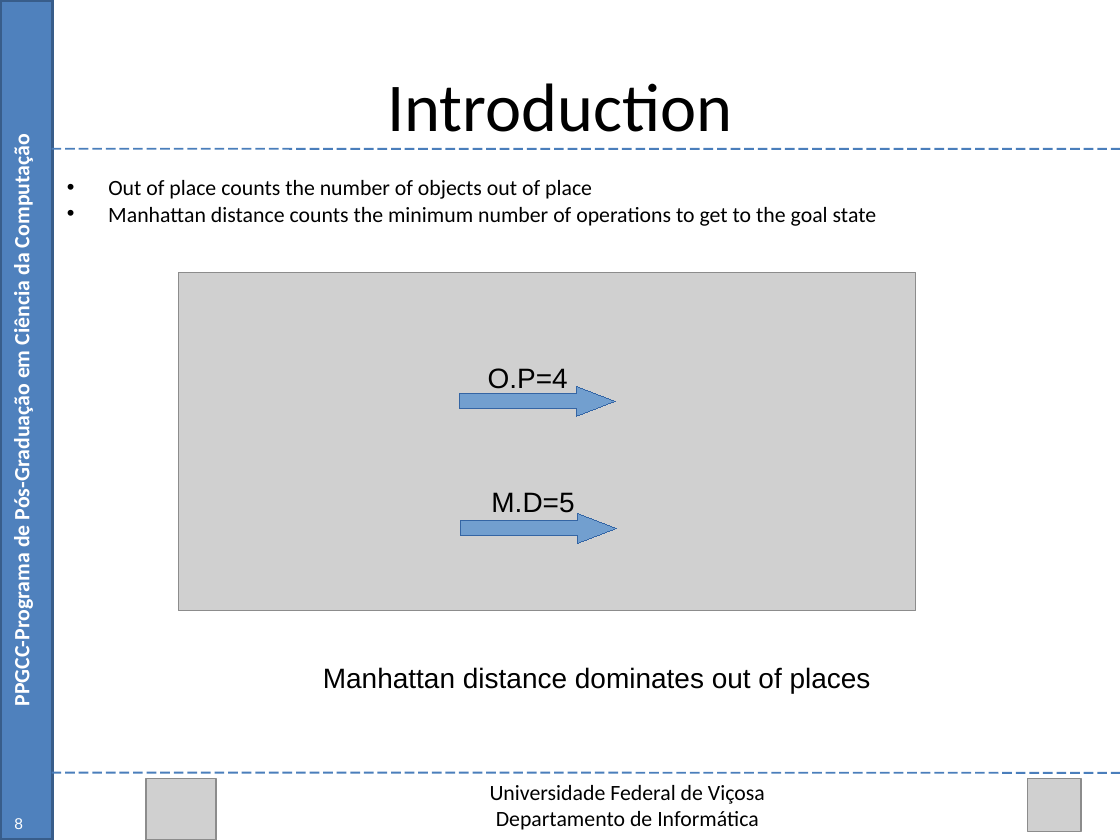
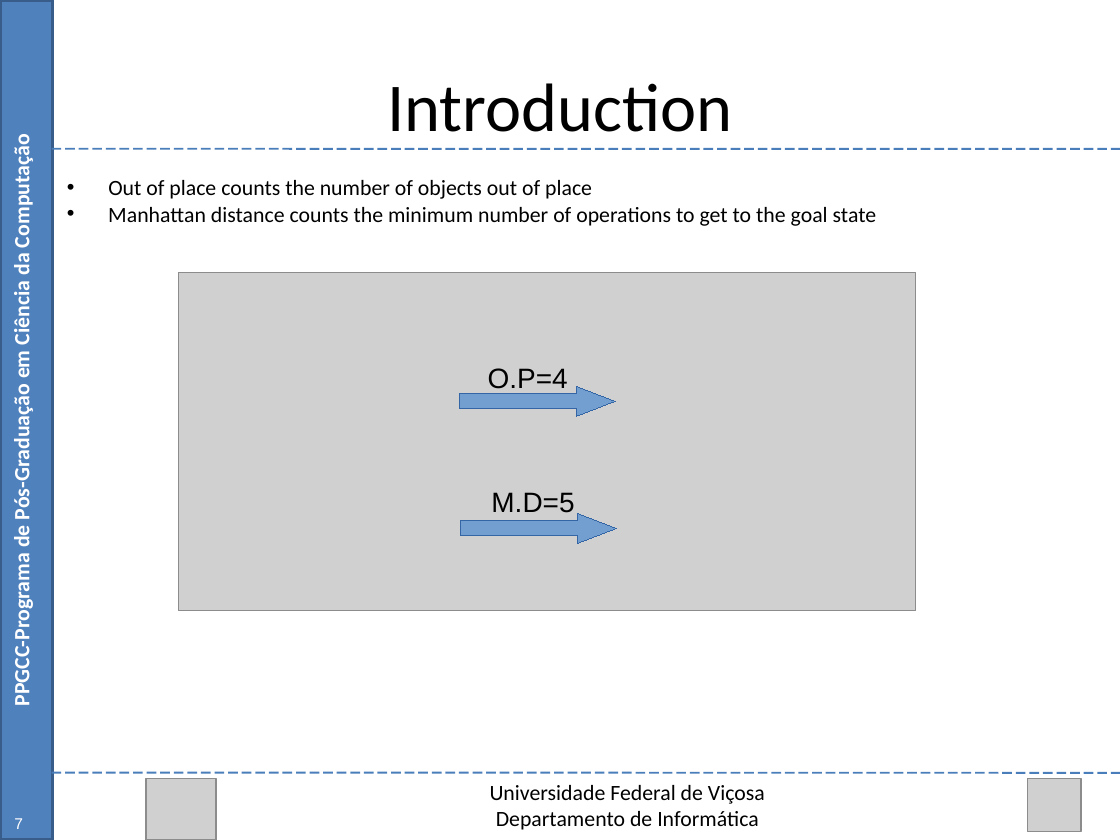
Before and after one commit to Marvinsky/research-marvin, a slide deck: slide 7 of latex/odp/selection heuristics.odp (slide 8 before the commit). Drawn at 1120x840 pixels with LibreOffice and Linux fonts; fonts in the diff are those of the drawing; grey boxes stand for pictures. Boxes give left, top, right and bottom in pixels: in the first picture for what was removed or moved away, otherwise in the second. Text is boxed around its words. In the diff, an @@ line names an element or a change of style, - is before the commit and + after.

```diff
--- a/latex/odp/selection heuristics.odp
+++ b/latex/odp/selection heuristics.odp
@@ text removed at bbox=[323, 667, 871, 694] @@
-Manhattan distance dominates out of places
@@ page number at bbox=[14, 818, 23, 829]: text changed @@
-8
+7
```
Also in this commit, not shown: 24 other slides changed, 1 slide removed, 3 other files.
